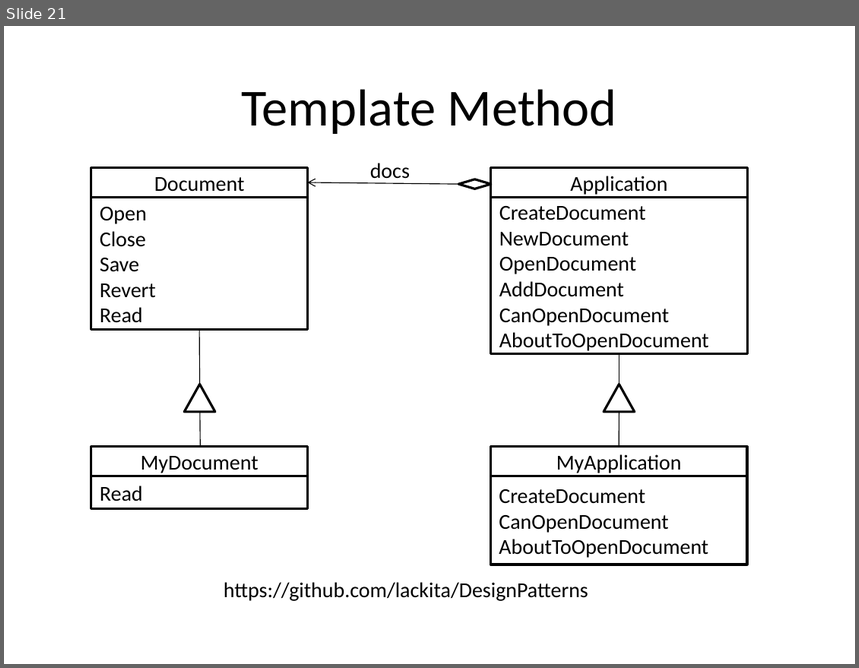
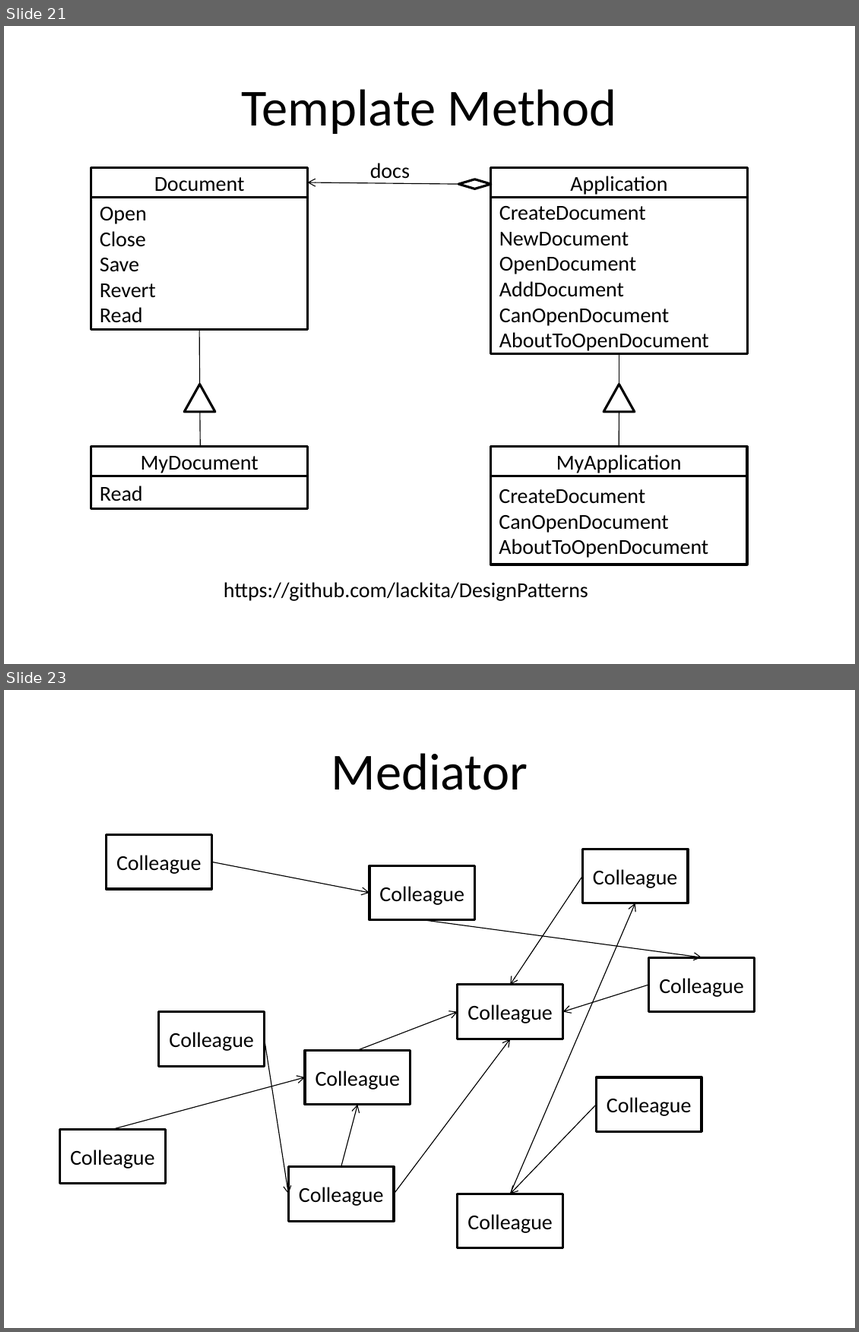
Before and after one commit to lackita/DesignPatterns, a slide deck: DesignPatterns.pptx. Shown one above the other, each under a label of ours: slide 21 before the commit, slides 21 and 23 after it; the slides between them are not shown. The pictures are 859x668 and 859x1332 pixels, drawn with LibreOffice and Linux fonts; fonts in the diff are those of the drawing. Boxes give left, top, right and bottom in pixels: in the first picture for what was removed or moved away, otherwise in the second. Text is boxed around its words. In the diff, an @@ line names an element or a change of style, - is before the commit and + after.

Commit message:
Added Mediator pattern

```diff
--- a/DesignPatterns.pptx
+++ b/DesignPatterns.pptx
@@ slide 23 added at <box>4,690,855,1328</box>, background #FFFFFF @@
@@ title added at <box>332,753,528,790</box>, 44 pt, text #000000 @@
+Mediator
@@ rectangle added at <box>106,834,211,889</box>, fill #FFFFFF, outline #000000 2 pt, 18 pt, text #000000 @@
+Colleague
@@ rectangle added at <box>583,849,688,904</box>, fill #FFFFFF, outline #000000 2 pt, 18 pt, text #000000 @@
+Colleague
@@ arrow added from (211, 862) to (369, 893), #000000 0.75 pt @@
@@ rectangle added at <box>369,866,474,920</box>, fill #FFFFFF, outline #000000 2 pt, 18 pt, text #000000 @@
+Colleague
@@ arrow added from (583, 876) to (510, 985), #000000 0.75 pt @@
@@ arrow added from (510, 1194) to (636, 904), #000000 0.75 pt @@
@@ arrow added from (422, 920) to (702, 958), #000000 0.75 pt @@
@@ rectangle added at <box>649,958,755,1011</box>, fill #FFFFFF, outline #000000 2 pt, 18 pt, text #000000 @@
+Colleague
@@ rectangle added at <box>458,985,563,1039</box>, fill #FFFFFF, outline #000000 2 pt, 18 pt, text #000000 @@
+Colleague
@@ arrow added from (649, 985) to (563, 1011), #000000 0.75 pt @@
@@ rectangle added at <box>159,1011,265,1066</box>, fill #FFFFFF, outline #000000 2 pt, 18 pt, text #000000 @@
+Colleague
@@ arrow added from (358, 1050) to (458, 1011), #000000 0.75 pt @@
@@ arrow added from (265, 1039) to (288, 1194), #000000 0.75 pt @@
@@ rectangle added at <box>305,1050,411,1104</box>, fill #FFFFFF, outline #000000 2 pt, 18 pt, text #000000 @@
+Colleague
@@ arrow added from (394, 1194) to (510, 1039), #000000 0.75 pt @@
@@ arrow added from (113, 1129) to (305, 1078), #000000 0.75 pt @@
@@ rectangle added at <box>597,1078,702,1132</box>, fill #FFFFFF, outline #000000 2 pt, 18 pt, text #000000 @@
+Colleague
@@ arrow added from (341, 1167) to (358, 1104), #000000 0.75 pt @@
@@ arrow added from (597, 1104) to (510, 1194), #000000 0.75 pt @@
@@ rectangle added at <box>60,1129,166,1184</box>, fill #FFFFFF, outline #000000 2 pt, 18 pt, text #000000 @@
+Colleague
@@ rectangle added at <box>288,1167,394,1221</box>, fill #FFFFFF, outline #000000 2 pt, 18 pt, text #000000 @@
+Colleague
@@ rectangle added at <box>458,1194,563,1249</box>, fill #FFFFFF, outline #000000 2 pt, 18 pt, text #000000 @@
+Colleague
```
Also in this commit, not shown: 3 other slides added, 5 other files.
